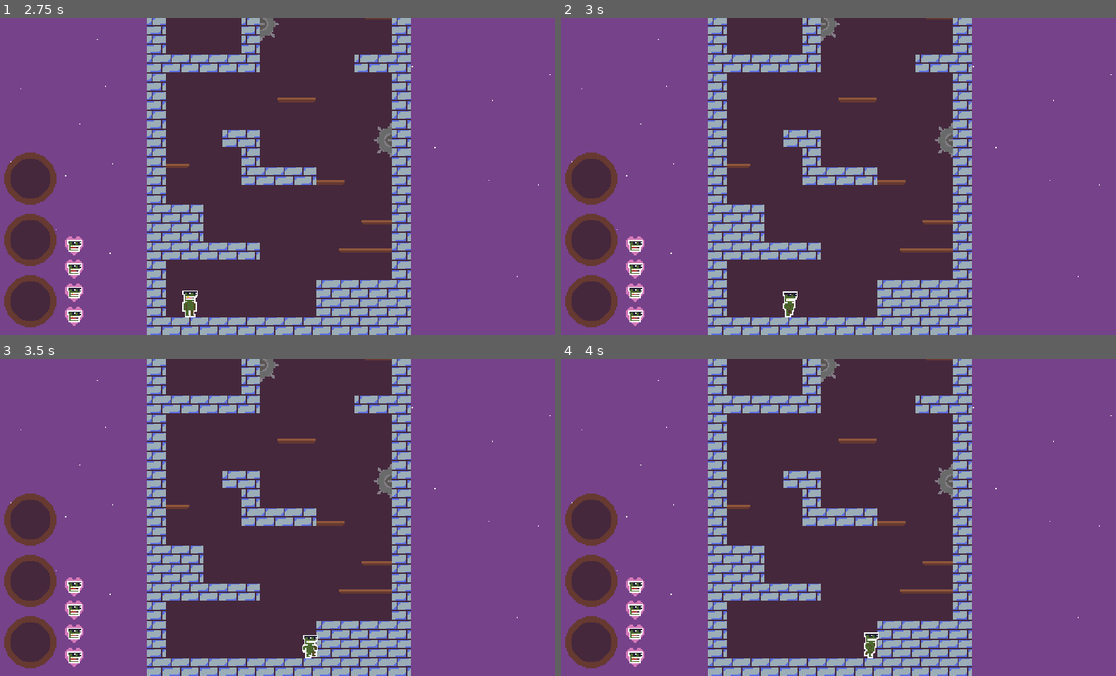
Above: before the commit, frames 1-4 (two rows, left to right).
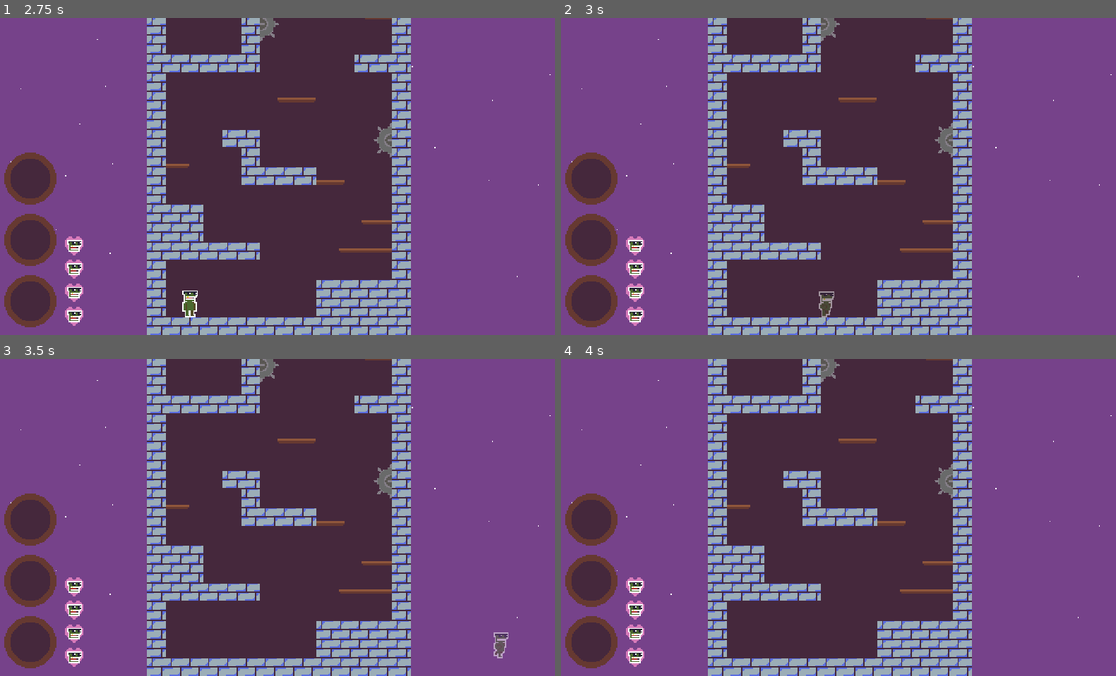
Above: after the commit, the same moments.

Repository: rthurmed/TorreDoAcrobata
Game: Godot game, scene res://src/World.tscn
The game is run twice, just before and just after one commit, with the same random seed, the same clock (stepped at 60 frames per second) and the same inputs.
Inputs (mouse positions are in pixels of both pictures, inside the frame that each line leads up to):
- Up to frame 1 (2.75 s): click (33, 179) at 0.5 s; click (33, 239) at 1.25 s; click (33, 300) at 2 s
- Up to frame 2 (3 s): tap Enter at 2.75 s; hold Right (ui_right) from 2.78 s (still down); tap G (godmode, bound only after the commit) at 2.85 s
- Up to frame 3 (3.5 s): keep holding Right (ui_right); tap Z (jump) at 3.02, 3.05, 3.32 s
- Up to frame 4 (4 s): keep holding Right (ui_right); tap Z (jump) at 3.6, 3.77 s; tap G (godmode, bound only after the commit) at 3.8 s

Frame 1 is identical in both runs. In frame 2, 0.3% of the frame differs, in the area x 39-50%, y 86-95%; in frame 3, 0.3%, in the area x 54-92%, y 86-95%; in frame 4, 0.2%.

Commit message:
Added godmode for debug

Diff:
--- a/project.godot
+++ b/project.godot
@@ -89,6 +89,11 @@
 , Object(InputEventJoypadButton,"resource_local_to_scene":false,"resource_name":"","device":0,"button_index":0,"pressure":0.0,"pressed":false,"script":null)
  ]
 }
+godmode={
+"deadzone": 0.5,
+"events": [ Object(InputEventKey,"resource_local_to_scene":false,"resource_name":"","device":0,"alt":false,"shift":false,"control":false,"meta":false,"command":false,"pressed":false,"scancode":71,"unicode":0,"echo":false,"script":null)
+ ]
+}
 
 [rendering]
 
--- a/src/Player.gd
+++ b/src/Player.gd
@@ -18,9 +18,12 @@
 
 var is_hability_walljump_enabled = false
 var is_hability_doublejump_enabled = false
+
 var max_n_jumps = 1
-
 var timesjumped = 0
+
+var max_life = 4
+var life = 4
 
 var is_onwall = false
 var wall_direction = 0
@@ -31,8 +34,7 @@
 var is_knockback_damage = false
 var is_alive = true
 
-var max_life = 4
-var life = 4
+var is_godmode_enabled = false
 
 func _ready():
 	update_life_ui()
@@ -46,12 +48,7 @@
 
 	is_able_to_jump = is_onground or timesjumped < max_n_jumps
 
-	if is_hability_walljump_enabled:
-		is_able_to_jump = is_able_to_jump or is_wall_sliding
-
-	if is_hability_doublejump_enabled:
-		# This can be dynamically changed to enable triple and quatruple jump
-		max_n_jumps = 2
+	verify_habilities()
 
 	if not is_knockback_damage:
 		process_input(delta)
@@ -81,8 +78,25 @@
 	if Input.is_action_just_released("jump"):
 		is_holding_jump = false
 
+	# DEBUG
+	if Input.is_action_just_pressed("godmode"):
+		is_godmode_enabled = not is_godmode_enabled
+		$CollisionShape2D.disabled = is_godmode_enabled
+		$AnimatedSprite.modulate = "80ffffff" if is_godmode_enabled else "ffffff"
+
+	if is_godmode_enabled:
+		movement.y = 0
+		if Input.is_action_pressed("ui_up"):
+			movement.y = -1
+		if Input.is_action_pressed("ui_down"):
+			movement.y = 1
+
 func process_movement(delta):
 	var speed = SPEED if is_onground else SPEED_ON_AIR
+
+	if is_godmode_enabled:
+		process_godmode_movement(delta)
+		return
 
 	# 2 raycasts so the player cant slide on 1 block tall walls
 	is_onwall = $RayCastWall1.is_colliding() and $RayCastWall2.is_colliding()
@@ -159,6 +173,17 @@
 		$AnimationPlayer.play("hit")
 		$AfterHitInvincibleTimer.start()
 
+func process_godmode_movement(delta):
+	global_position += movement * delta * 400
+
+func verify_habilities():
+	if is_hability_walljump_enabled:
+		is_able_to_jump = is_able_to_jump or is_wall_sliding
+
+	if is_hability_doublejump_enabled:
+		# This can be dynamically changed to enable triple and quatruple jump
+		max_n_jumps = 2
+
 func update_life_ui():
 	for child_id in range(0, $CanvasLayer/LifeContainer.get_child_count()):
 		var child : TextureRect = $CanvasLayer/LifeContainer.get_child(child_id)
